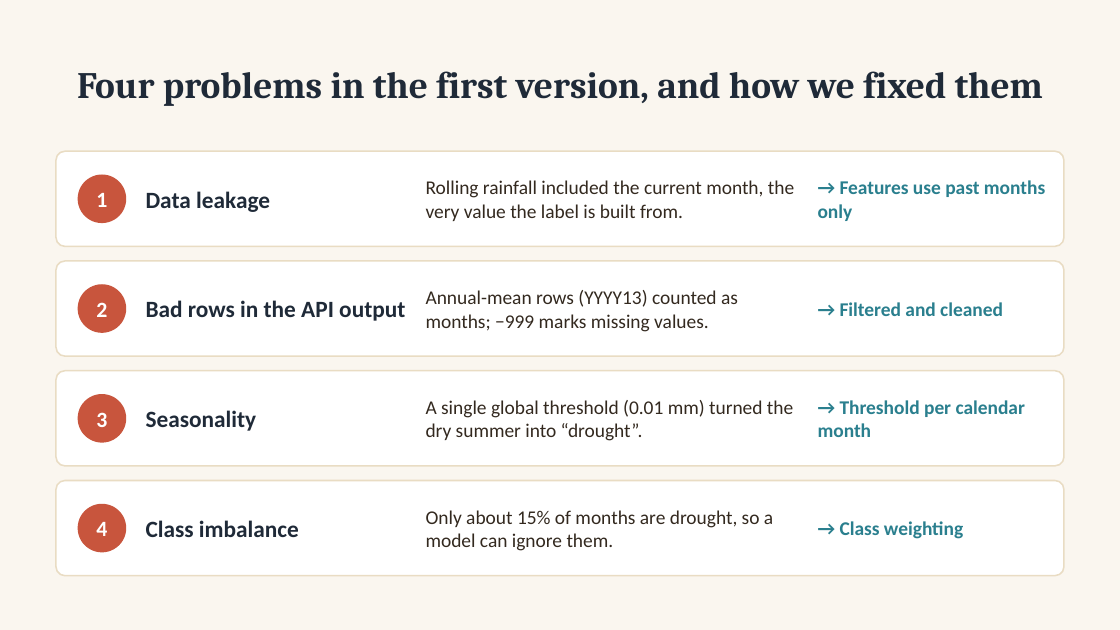
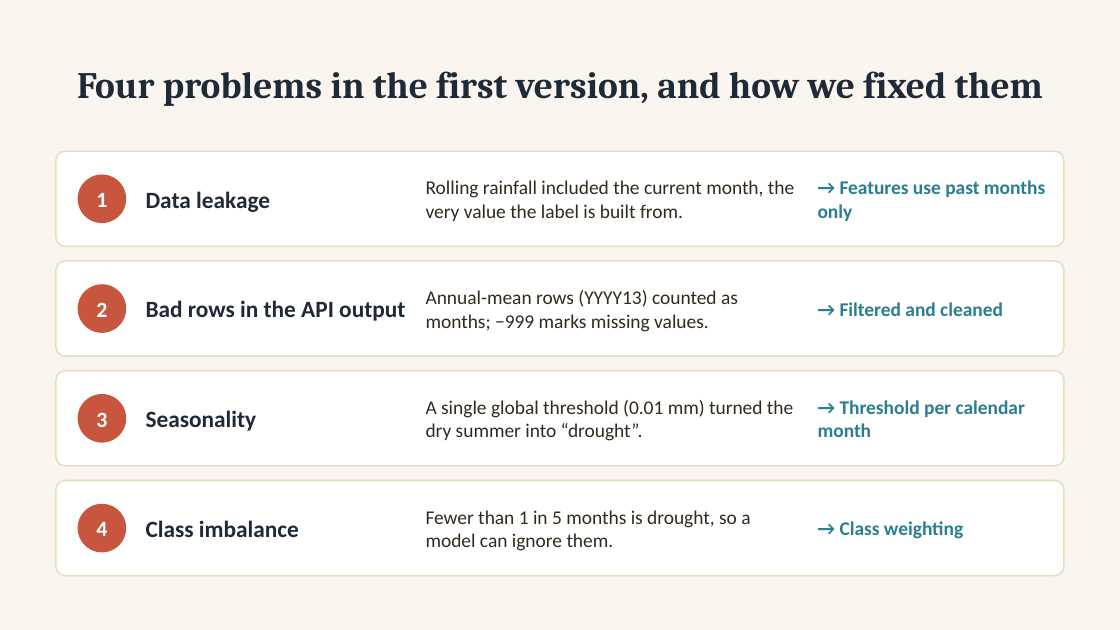
Before and after one commit to mhmoud456/Drought-Risk-Prediction-and-Classification, a slide deck: slide 4 of Drought_Risk_Presentation.pptx. Drawn at 1120x630 pixels with LibreOffice and Linux fonts; fonts in the diff are those of the drawing. Boxes give left, top, right and bottom in pixels: in the first picture for what was removed or moved away, otherwise in the second. Text is boxed around its words. In the diff, an @@ line names an element or a change of style, - is before the commit and + after.

```diff
--- a/Drought_Risk_Presentation.pptx
+++ b/Drought_Risk_Presentation.pptx
@@ text at box(426, 510, 750, 551): text changed @@
-Only about 15% of months are drought, so a model can ignore them.
+Fewer than 1 in 5 months is drought, so a model can ignore them.
```
Also in this commit, not shown: 6 other slides changed, 1 other file.
